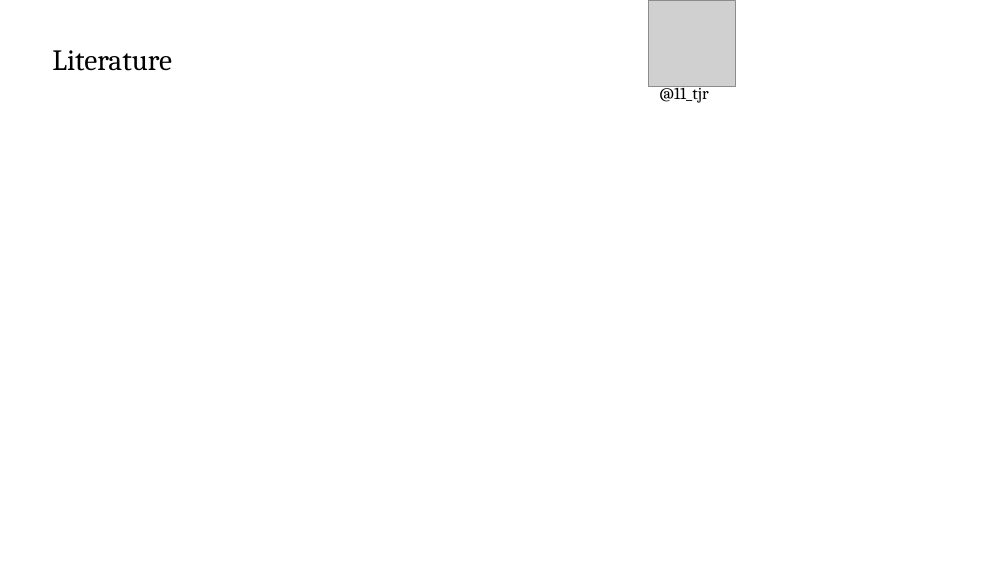
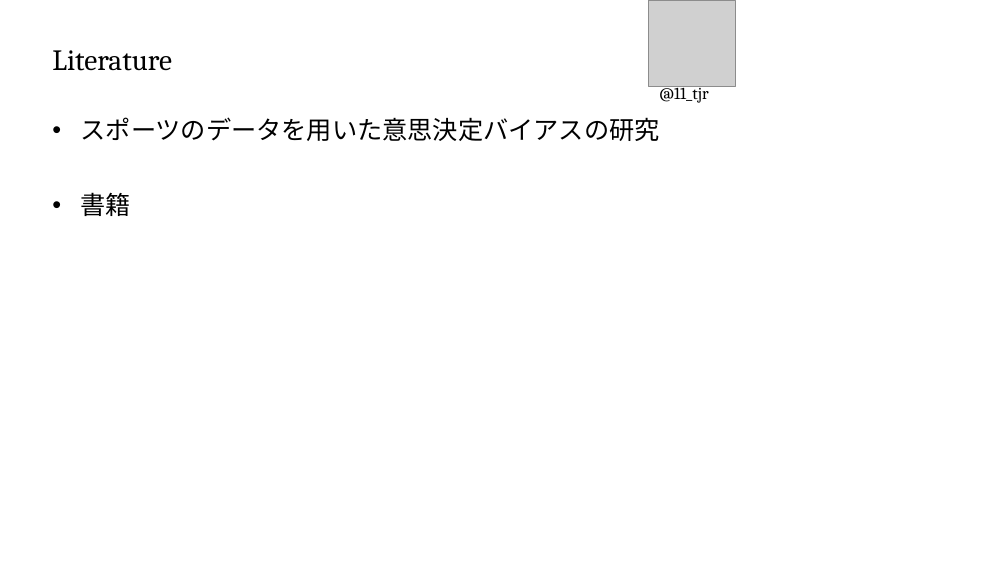
Before and after one commit to T-Reio/ballgame_analysis, a slide deck: slide 4 of slides/spoana13.pptx (slide 6 before the commit). Drawn at 1008x567 pixels with LibreOffice and Linux fonts; fonts in the diff are those of the drawing; grey boxes stand for pictures; background and template pictures are left out. Boxes give left, top, right and bottom in pixels: in the first picture for what was removed or moved away, otherwise in the second. Text is boxed around its words. In the diff, an @@ line names an element or a change of style, - is before the commit and + after.

```diff
--- a/slides/spoana13.pptx
+++ b/slides/spoana13.pptx
@@ text added at (x1=81, y1=117, x2=660, y2=216), 24 pt, text #000000 @@
+• スポーツのデータを用いた意思決定バイアスの研究
+• 書籍
```
Also in this commit, not shown: 6 other slides changed, 1 slide added.
